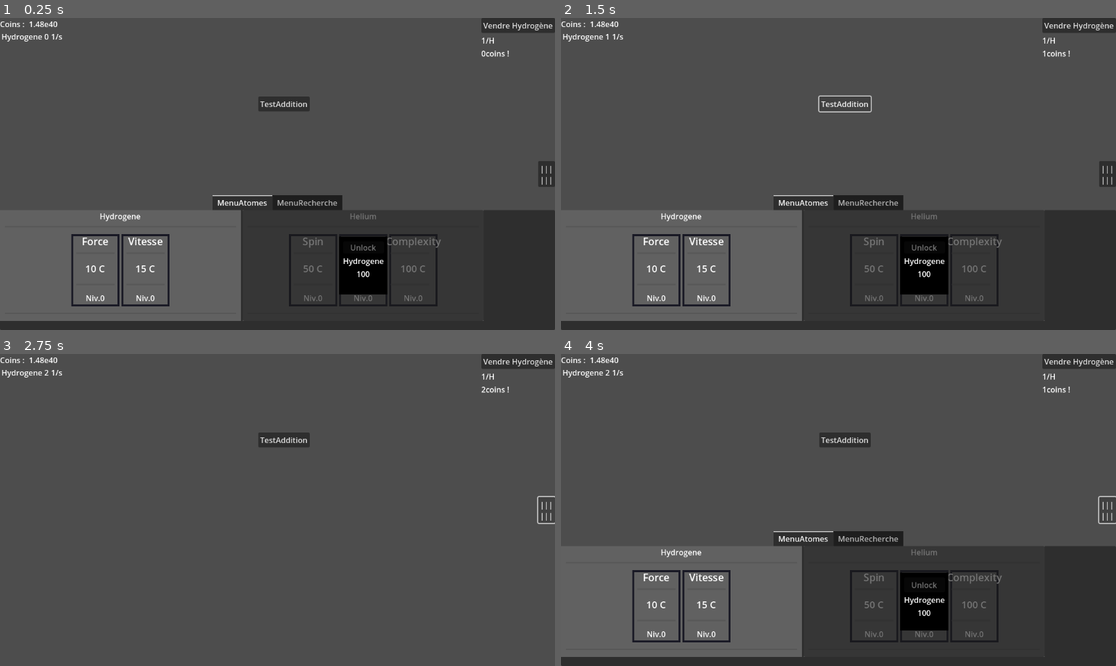
Above: before the commit, frames 1-4 (two rows, left to right).
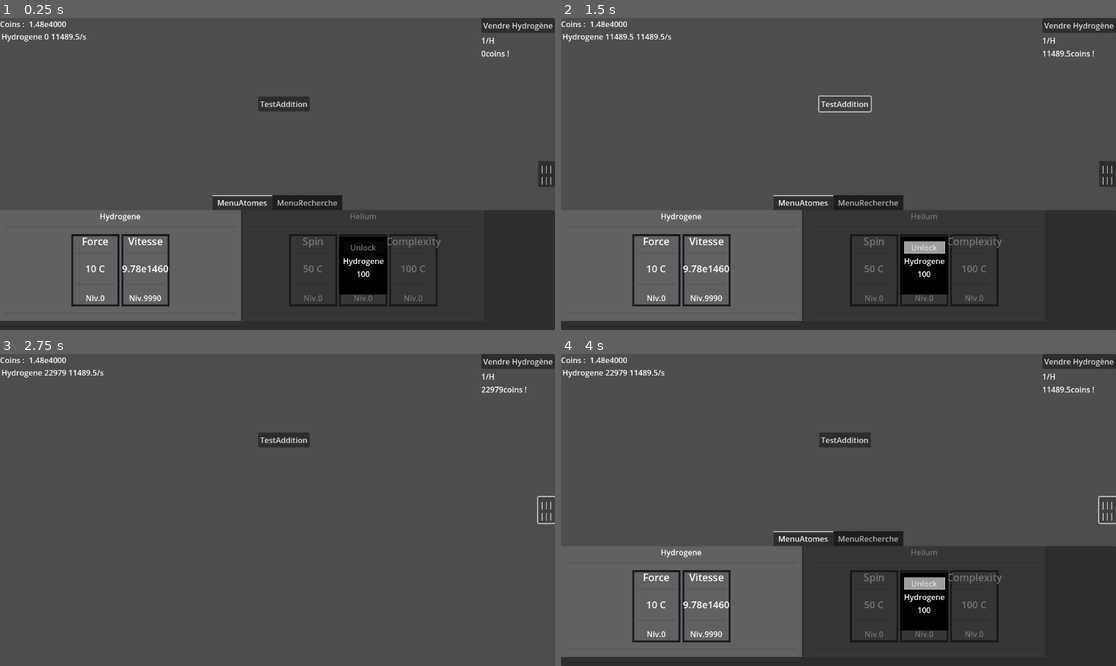
Above: after the commit, the same moments.

Repository: loquils/ASE
Game: Godot game, scene res://Design/Scenes/Game.tscn
Two runs of this game, one before a commit and one after it. Both use one fixed random seed, a clock stepped at 60 frames per second and the inputs below.
Inputs:
- Up to frame 1 (0.25 s): no input
- Up to frame 2 (1.5 s): click "Vendre Hydrogène" at 0.5 s; click "TestAddition" at 1.25 s
- Up to frame 3 (2.75 s): click "||| |||" at 2 s
- Up to frame 4 (4 s): click "Vendre Hydrogène" at 2.75 s; click "||| |||" at 3.5 s

The runs differ from the first frame. In frame 1, 0.3% of the frame differs, in the area x 10-31%, y 1-91%; in frame 2, 0.7%; in frame 3, 0.2%; in frame 4, 0.9%, in the area x 8-96%, y 1-91%.
Error after the commit: Invalid call. Nonexistent function 'power2' in base 'RefCounted (CustomNumber)'. (res://Script/Game.gd:86)

Commit message:
Correction func puissance
Corrections (Encore) sur la méthode puissance, c'est correcte jusqu'a puissance 1 000 000, on va dire que pour l'instant ça ira xD

Diff:
--- a/Game/Script/CustomNumber.gd
+++ b/Game/Script/CustomNumber.gd
@@ -2,6 +2,8 @@
 
 var decimal
 var expo
+
+var debug = false
 
 func _init(deci:float = 0.0, ex:int = 0):
 	decimal = float(deci)
@@ -20,6 +22,7 @@
 	#while str(decimal)[0] == "0":
 	#	decimal = RoundFloat5Decimal(decimal * 10)
 	#	expo -= 1
+
 
 #Permet d'additionner deux chiffre en notation comme on a
 func add(numberToAdd:CustomNumber):
@@ -63,6 +66,7 @@
 
 	return CustomNumber.new(newDecimal, newExpo)
 
+
 #Permet de soustraire deux chiffre en notation comme on a
 func minus(numberToMinus:CustomNumber):
 	var newDecimal = decimal
@@ -78,6 +82,7 @@
 
 	return CustomNumber.new(newDecimal, newExpo)
 
+
 #Permet de multiplier deux CustomNumber
 func multiply(numberMultiply:CustomNumber):
 	var newDeci = decimal * numberMultiply.decimal
@@ -92,30 +97,7 @@
 	return CustomNumber.new(newDeci, newExpo)
 
 
-func power2(numberPower:CustomNumber):
-	if CustomNumber.new().compare(numberPower) == 0:
-		return CustomNumber.new(1.0)
-
-	print("Deci2 : " + str(decimal) + " Expo2 : " + str(expo))
-	print("powerDeci1 : " + str(numberPower.decimal) + " powerExpo : " + str(numberPower.expo))
-
-	var newDeci = pow(decimal, numberPower.decimal)
-	var newExpo = expo * numberPower.expo
-
-	print("newDeci20 : " + str(newDeci) + " newExpo20 : " + str(newExpo))
-
-	#Si on a plus de 1 chiffre avant la virgule, on re-arrange
-	#var posDot = str(newDeci).find(".")
-	#if posDot >= 1:
-	#	newDeci = RoundFloat5Decimal(newDeci / (10 ** (posDot - 1)))
-	#	newExpo += posDot - 1
-
-	#if posDot == -1:
-	#	newExpo += str(newDeci).length() - 1
-	#	newDeci = RoundFloat5Decimal(newDeci / (10 ** (str(newDeci).length() - 1)))
-
-	return CustomNumber.new(newDeci, newExpo)
-
+#Permet de faire la puissance, correcte jusqu'a puissance 1 000 000, après c'est approximatif xD
 func power(numberPower:CustomNumber):
 	var yDeci = 1.0
 	var yExpo = 0
@@ -126,19 +108,22 @@
 	if numberPower.compare(CustomNumber.new()) == 0:
 		return CustomNumber.new(1.0)
 
-	if numberPower.expo <= 3:
+
+	if numberPower.compare(CustomNumber.new(1.0, 5)) == 0:
+		debug = true
+
+	if numberPower.expo <= 5:
 		while numberPower.compare(CustomNumber.new(1.0)) > 0:
 			if int(numberPower.decimal * (10**numberPower.expo)) % 2 == 0:
 				newExpo *= 2
 				newDeci **= 2
-				numberPower = numberPower.divideByTwo()
+				numberPower = numberPower.divideByTwoToParsed()
 			else:
 				yDeci = newDeci * yDeci
 				yExpo = newExpo + yExpo
 				newExpo *= 2
 				newDeci **= 2
-				numberPower = numberPower.minus(CustomNumber.new(1.0)).divideByTwo()
-
+				numberPower = numberPower.minus(CustomNumber.new(1.0)).divideByTwoToParsed()
 
 			#Si on a plus de 1 chiffre avant la virgule, on re-arrange
 			var posDot = str(newDeci).find(".")
@@ -146,30 +131,58 @@
 				newDeci = RoundFloat5Decimal(newDeci / (10 ** (posDot - 1)))
 				newExpo += posDot - 1
 
-
 			if posDot == -1:
 				newExpo += str(newDeci).length() - 1
 				newDeci = RoundFloat5Decimal(newDeci / (10 ** (str(newDeci).length() - 1)))
 
+			#Si on a plus de 1 chiffre avant la virgule, on re-arrange
+			var posDotY = str(yDeci).find(".")
+			if posDotY >= 1:
+				yDeci = RoundFloat5Decimal(yDeci / (10 ** (posDotY - 1)))
+				yExpo += posDotY - 1
+
+			if posDotY == -1:
+				yExpo += str(yDeci).length() - 1
+				yDeci = RoundFloat5Decimal(yDeci / (10 ** (str(yDeci).length() - 1)))
+
 	else:
 		while numberPower.compare(CustomNumber.new(1.0)) > 0:
 			var newValueForCalcul
-			if numberPower.expo >= 4:
-				newValueForCalcul = numberPower.decimal * (10**4)
+			if numberPower.expo > 5:
+				newValueForCalcul = numberPower.decimal * (10**3)
 			else:
-				newValueForCalcul = numberPower.decimal * (10**(4-numberPower.expo))
+				newValueForCalcul = numberPower.decimal * (10**(numberPower.expo))
 
 			if int(newValueForCalcul) % 2 == 0:
 				newExpo *= 2
 				newDeci **= 2
-				numberPower = numberPower.divideByTwo()
+				numberPower = numberPower.divideByTwoToParsed()
 			else:
 				yDeci = newDeci * yDeci
 				yExpo = newExpo + yExpo
 				newExpo *= 2
 				newDeci **= 2
-				numberPower = numberPower.minus(CustomNumber.new(1.0)).divideByTwo()
-
+				numberPower = numberPower.minus(CustomNumber.new(1.0)).divideByTwoToParsed()
+
+			#Si on a plus de 1 chiffre avant la virgule, on re-arrange
+			var posDot = str(newDeci).find(".")
+			if posDot >= 1:
+				newDeci = RoundFloat5Decimal(newDeci / (10 ** (posDot - 1)))
+				newExpo += posDot - 1
+
+			if posDot == -1:
+				newExpo += str(newDeci).length() - 1
+				newDeci = RoundFloat5Decimal(newDeci / (10 ** (str(newDeci).length() - 1)))
+
+			#Si on a plus de 1 chiffre avant la virgule, on re-arrange
+			var posDotY = str(yDeci).find(".")
+			if posDotY >= 1:
+				yDeci = RoundFloat5Decimal(yDeci / (10 ** (posDotY - 1)))
+				yExpo += posDotY - 1
+
+			if posDotY == -1:
+				yExpo += str(yDeci).length() - 1
+				yDeci = RoundFloat5Decimal(yDeci / (10 ** (str(yDeci).length() - 1)))
 
 	newExpo = yExpo + newExpo
 	newDeci = yDeci * newDeci
@@ -186,19 +199,37 @@
 
 	return CustomNumber.new(newDeci, newExpo)
 
+
 #Permet de diviser par 2 un custom number
-func divideByTwo():
+func divideByTwoToParsed():
 	var newDeci = decimal
 	var newExpo = expo
 
+	if self.compare(CustomNumber.new()) == 0:
+		return CustomNumber.new()
+
+	if self.compare(CustomNumber.new(1.0)) == 0:
+		return CustomNumber.new()
+
 	newDeci = newDeci/2.0
 	#Si on a des 0 avant la virgule, il faut les virer
-	while str(newDeci)[0] == "0":
+	if str(newDeci)[0] == "0":
 		newDeci = RoundFloat5Decimal(newDeci * 10)
 		newExpo -= 1
 
+	#Je fais un parsing, on travail sur des entier ici
+	if expo <= 3:
+		var number = int(newDeci * (10**newExpo))
+		if number == 0:
+			return CustomNumber.new()
+
+		newExpo = str(number).length() - 1
+		newDeci = RoundFloat5Decimal(number / (10.0 ** float((str(number).length() - 1.0))))
+
 	return CustomNumber.new(newDeci, newExpo)
 
+
+#Compare un customnumber avec un autre, retourne -1 si il est plus petit, 0 si égale, 1 si plus grand
 func compare(numberToCompare:CustomNumber):
 	if expo > numberToCompare.expo:
 		return 1
@@ -223,12 +254,14 @@
 		#print(str(decimal).substr(0, 4) + "e" + str(expo))
 
 
+#Override pour le print
 func _to_string():
 	if expo < 6:
 		return str(decimal * (10**expo))
 	else:
 		return str(decimal).substr(0, 4) + "e" + str(expo)
 
+
 #Permet de couper le chiffre à la 5eme décimale
 func RoundFloat5Decimal(number):
 	return float(str(number).substr(0, 7))
--- a/Game/Script/MenuAtomes.gd
+++ b/Game/Script/MenuAtomes.gd
@@ -24,5 +24,5 @@
 	if attribut.Atome.GetPrixAttribut(attribut).compare(RessourceManager.Coins) <= 0:
 		RessourceManager.Coins = RessourceManager.Coins.minus(attribut.Atome.GetPrixAttribut(attribut))
 		attribut.Niveau = attribut.Niveau.add(CustomNumber.new(1.0))
-		print("Attribut " + attribut.Name + " achetée ! Niveau : " + attribut.Niveau._to_string())
+		print("Attribut " + attribut.Name + " achetée ! Niveau : " + str(attribut.Niveau))
 		attribut.Atome.GetPrixAttribut(attribut).prints()
--- a/Game/Script/RessourceManager.gd
+++ b/Game/Script/RessourceManager.gd
@@ -10,7 +10,7 @@
 func _ready():
 	#On définit les atomes auxquels on a accès :)
 	var newAtome = Atome.new("Hydrogene", CustomNumber.new(1.0, 0), CustomNumber.new(1.0, 0))
-	var ListeAttribsTest = [AttributAtome.new(newAtome, "Force" …(109 unchanged characters)… w(newAtome, "Vitesse", CustomNumber.new(), CustomNumber.new(1.40), CustomNumber. …(88 unchanged characters)…
+	var ListeAttribsTest = [AttributAtome.new(newAtome, "Force" …(109 unchanged characters)… w(newAtome, "Vitesse", CustomNumber.new(9.99, 3), CustomNumber.new(1.40), CustomNumber. …(88 unchanged characters)…
 	newAtome.DefineAtomeAttributs(ListeAttribsTest)
 	newAtome.isUnlocked = true
 
@@ -29,4 +29,4 @@
 	for atome in ListeAtomes:
 		QuantiteesAtomes[atome] = CustomNumber.new()
 
-	Coins = CustomNumber.new(1.4875, 40)
+	Coins = CustomNumber.new(1.4875, 4000)
